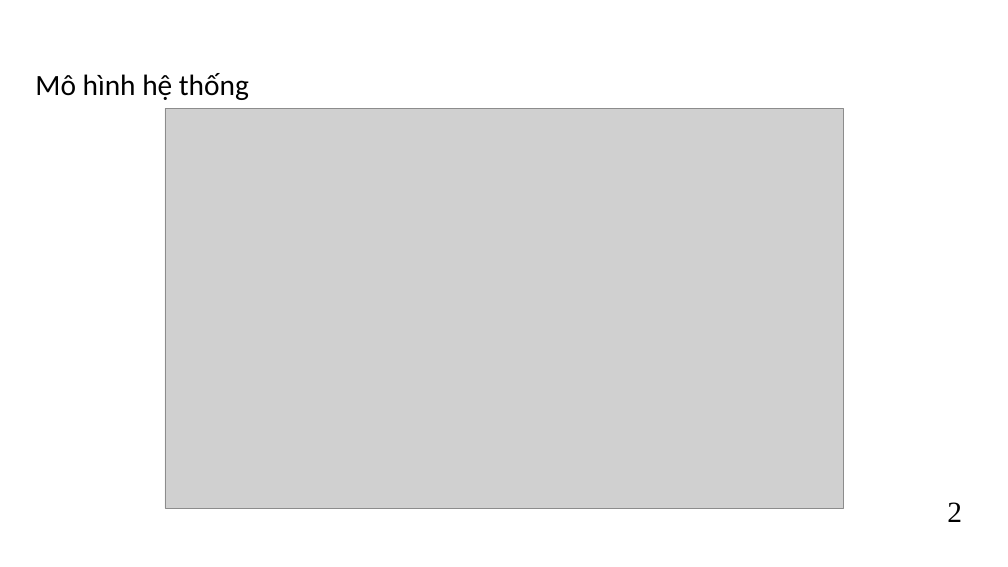
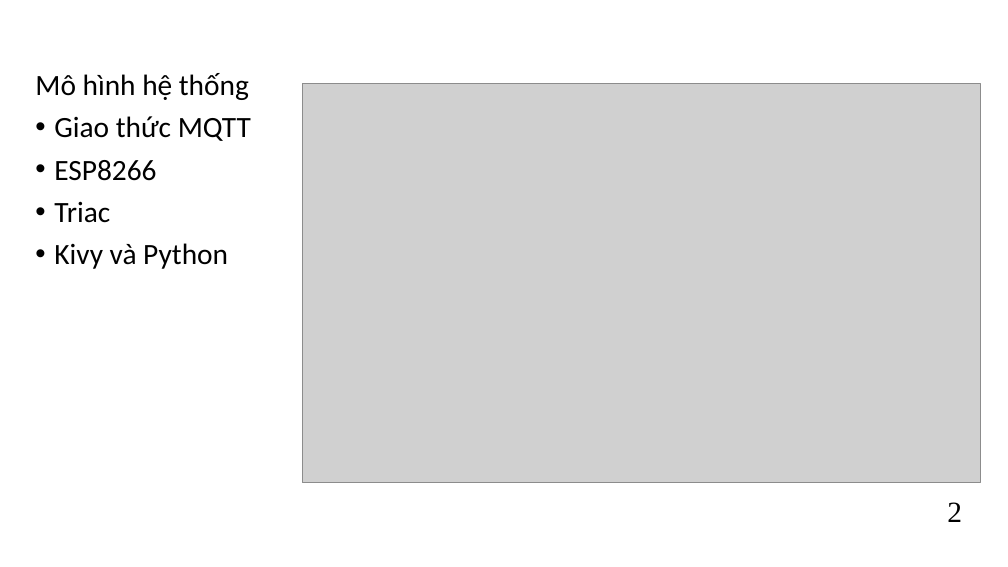
Before and after one commit to kurooroo/DATN, a slide deck: slide 5 of documents/Slide Đồ án tốt nghiệp_Nguyễn Tuấn Anh_REV3.pptx. Drawn at 1008x567 pixels with LibreOffice and Linux fonts; fonts in the diff are those of the drawing; grey boxes stand for pictures; background and template pictures are left out. Boxes give left, top, right and bottom in pixels: in the first picture for what was removed or moved away, otherwise in the second. Text is boxed around its words. In the diff, an @@ line names an element or a change of style, - is before the commit and + after.

Commit message:
update slide

```diff
--- a/documents/Slide Đồ án tốt nghiệp_Nguyễn Tuấn Anh_REV3.pptx
+++ b/documents/Slide Đồ án tốt nghiệp_Nguyễn Tuấn Anh_REV3.pptx
@@ picture moved from (x1=165, y1=109, x2=843, y2=509) to (x1=302, y1=83, x2=981, y2=483) @@
@@ text at (x1=54, y1=116, x2=251, y2=269): paragraphs added @@
+• Giao thức MQTT
+• ESP8266
+• Triac
+• Kivy và Python
```
Also in this commit, not shown: 4 other slides changed, 1 slide added, 2 other files.
